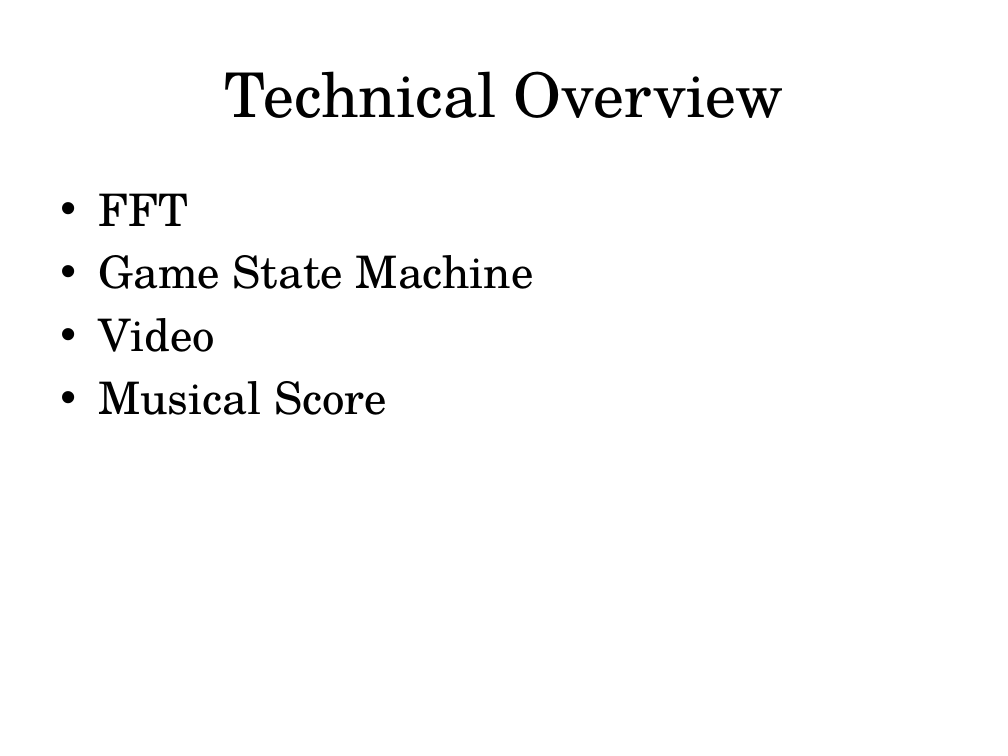
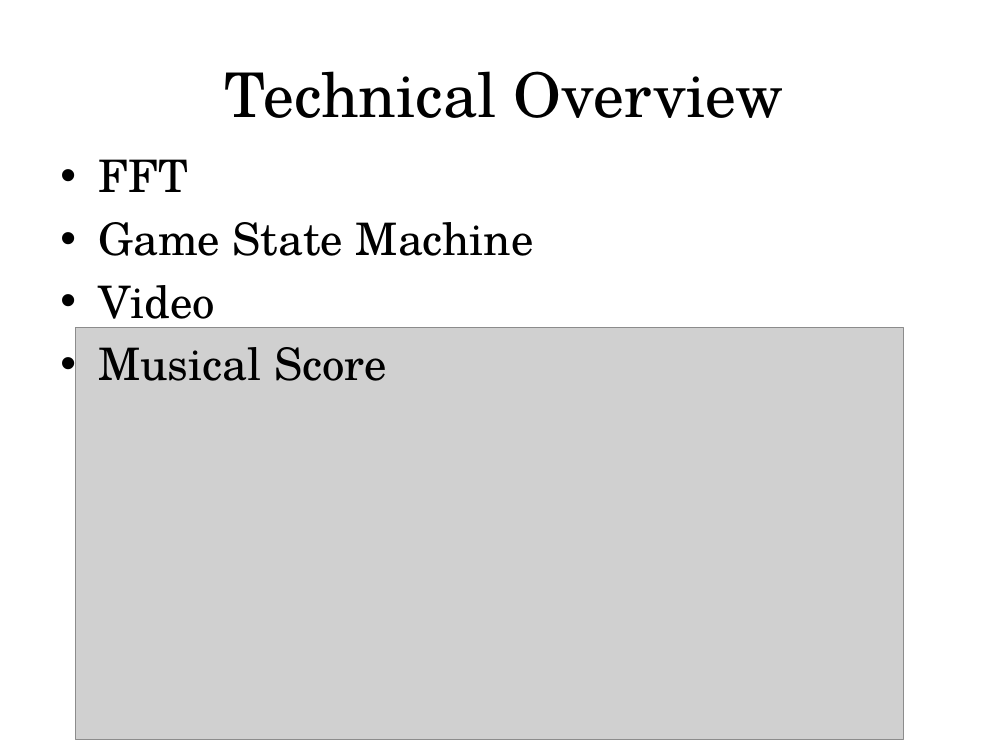
Before and after one commit to pH14/Recorder-Hero, a slide deck: slide 4 of doc/Recorder Hero!.pptx (slide 5 before the commit). Drawn at 1008x756 pixels with LibreOffice and Linux fonts; fonts in the diff are those of the drawing; grey boxes stand for pictures. Boxes give left, top, right and bottom in pixels: in the first picture for what was removed or moved away, otherwise in the second. Text is boxed around its words. In the diff, an @@ line names an element or a change of style, - is before the commit and + after.

Commit message:
adding a few images to presentation

```diff
--- a/doc/Recorder Hero!.pptx
+++ b/doc/Recorder Hero!.pptx
@@ text "FFT": place and size @@
-text "FFT" at [98, 193, 534, 415]
+text "FFT" at [98, 159, 534, 381]
@@ picture added at [76, 328, 903, 739] @@
```
Also in this commit, not shown: 3 other slides changed, 1 slide added, 2 slides removed, 1 other file.
